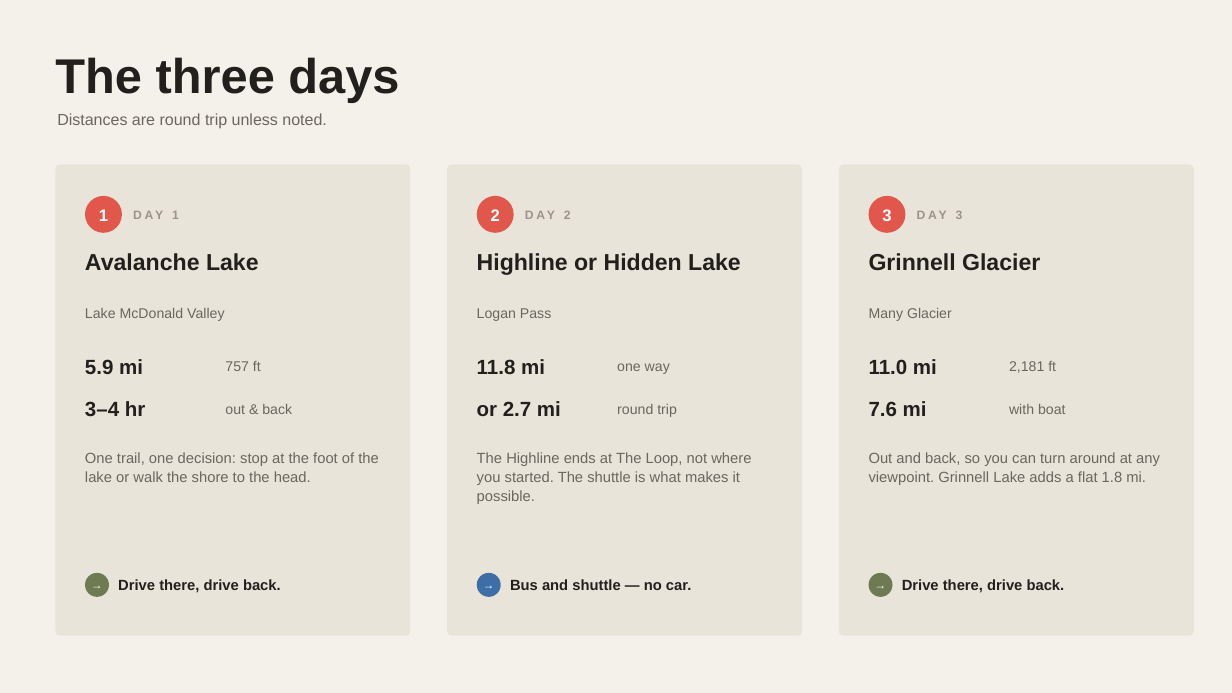
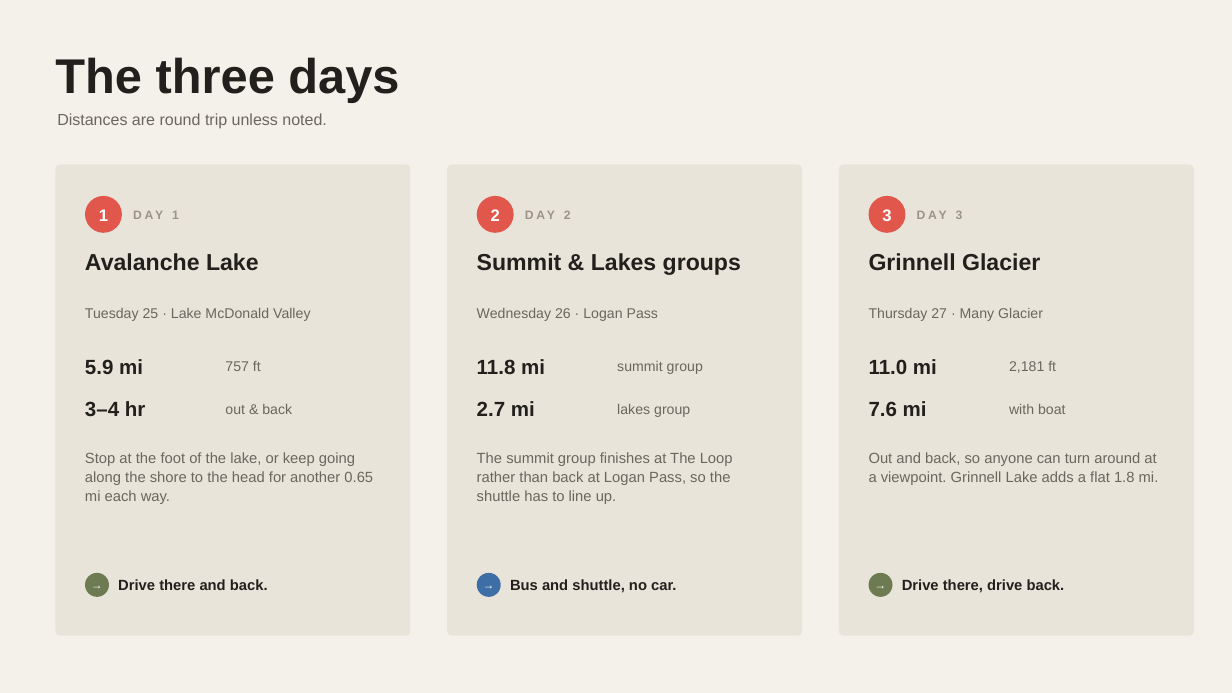
Before and after one commit to ananatalie828-prog/paper-trail, a slide deck: slide 2 of hikes/slides/glacier-hikes.pptx. Drawn at 1232x693 pixels with LibreOffice and Linux fonts; fonts in the diff are those of the drawing. Boxes give left, top, right and bottom in pixels: in the first picture for what was removed or moved away, otherwise in the second. Text is boxed around its words. In the diff, an @@ line names an element or a change of style, - is before the commit and + after.

```diff
--- a/hikes/slides/glacier-hikes.pptx
+++ b/hikes/slides/glacier-hikes.pptx
@@ text at (x1=477, y1=253, x2=741, y2=275): text changed @@
-Highline or Hidden Lake
+Summit & Lakes groups
@@ text at (x1=85, y1=308, x2=310, y2=321): text changed @@
-Lake McDonald Valley
+Tuesday 25 · Lake McDonald Valley
@@ text at (x1=477, y1=308, x2=658, y2=321): text changed @@
-Logan Pass
+Wednesday 26 · Logan Pass
@@ text at (x1=869, y1=308, x2=1043, y2=321): text changed @@
-Many Glacier
+Thursday 27 · Many Glacier
@@ text at (x1=617, y1=361, x2=703, y2=374): text changed @@
-one way
+summit group
@@ text at (x1=477, y1=401, x2=535, y2=416): text changed @@
-or 2.7 mi
+2.7 mi
@@ text at (x1=617, y1=404, x2=690, y2=417): text changed @@
-round trip
+lakes group
@@ text at (x1=85, y1=452, x2=373, y2=504): text changed @@
-One trail, one decision: stop at the foot of the lake or walk the shore to the head.
+Stop at the foot of the lake, or keep going along the shore to the head for another 0.65 mi each way.
@@ text at (x1=477, y1=452, x2=733, y2=504): text changed @@
-The Highline ends at The Loop, not where you started. The shuttle is what makes it possible.
+The summit group finishes at The Loop rather than back at Logan Pass, so the shuttle has to line up.
@@ text at (x1=869, y1=452, x2=1159, y2=485): text changed @@
-Out and back, so you can turn around at any viewpoint. Grinnell Lake adds a flat 1.8 mi.
+Out and back, so anyone can turn around at a viewpoint. Grinnell Lake adds a flat 1.8 mi.
@@ text at (x1=118, y1=579, x2=268, y2=590): text changed @@
-Drive there, drive back.
+Drive there and back.
@@ text at (x1=510, y1=579, x2=676, y2=593): text changed @@
-Bus and shuttle — no car.
+Bus and shuttle, no car.
```
Also in this commit, not shown: 5 other slides changed, 19 other files.
